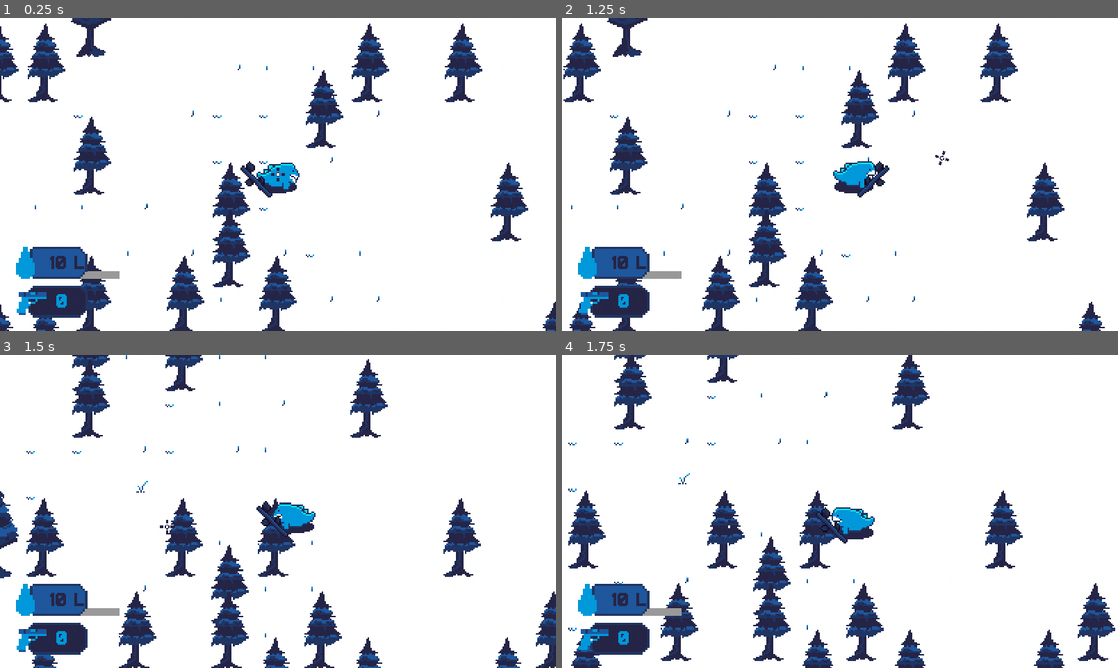
Above: before the commit, frames 1-4 (two rows, left to right).
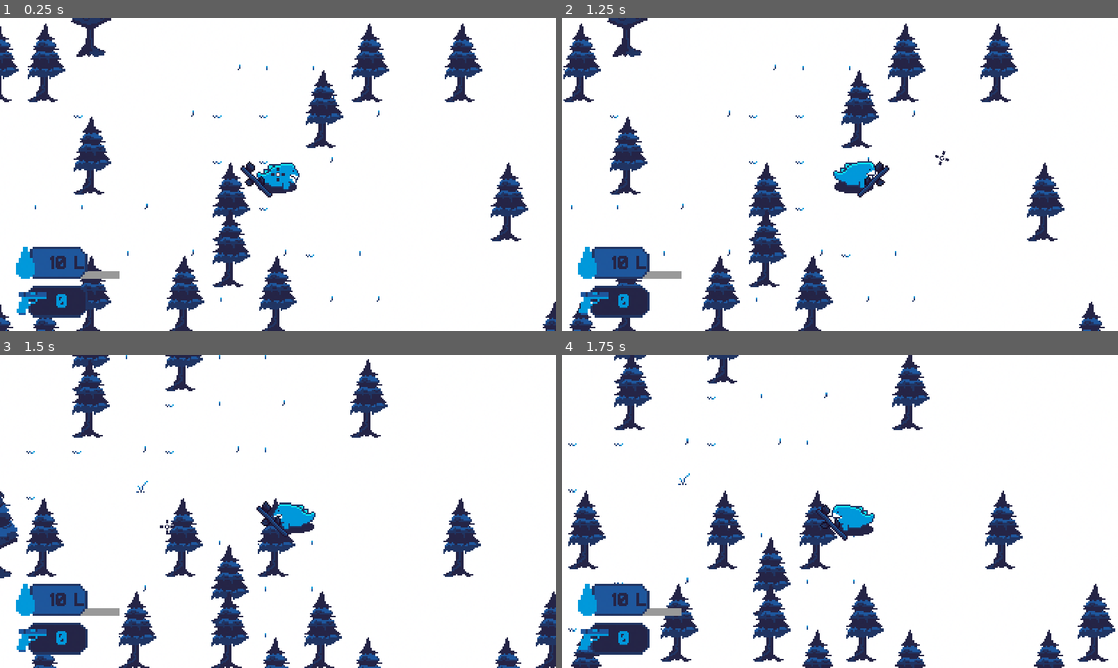
Above: after the commit, the same moments.

Repository: the2cguy/blobbyproject
Game: Godot game, scene res://maps/map_chapter1_test.tscn
Same seed, same stepped clock (60 frames per second), same inputs: the game is played once before the commit and once after it. The engine's default icon, where the game draws it, is replaced by a stand-in: a white triangle on a blue panel in a dark square.
Inputs (mouse positions are in pixels of both pictures, inside the frame that each line leads up to):
- Up to frame 1 (0.25 s): no input
- Up to frame 2 (1.25 s): tap Enter at 0.5 s; move the mouse to (962, 158) at 0.52 s; press the mouse at (962, 158) at 0.53 s; hold D (right) from 0.53 s (still down)
- Up to frame 3 (1.5 s): move the mouse to (166, 527) at 1.27 s; release D (right) at 1.28 s; release the mouse at (166, 527) at 1.28 s; hold S (down) from 1.28 s (still down); tap Left (before) at 1.35 s
- Up to frame 4 (1.75 s): keep holding S (down); click (728, 527) at 1.55 s

Frames 1-3 are identical in both runs. In frame 4, 2.6% of the frame differs, in the area x 1-100%, y 0-100%.

Commit message:
Fix melee system, stun, and enemy avoidance and steering.

Diff:
--- a/maps/map_chapter1_test.tscn
+++ b/maps/map_chapter1_test.tscn
@@ -16,6 +16,7 @@
 
 [sub_resource type="NavigationPolygon" id="NavigationPolygon_w2183"]
 outlines = Array[PackedVector2Array]([PackedVector2Array(-2204, -2604, 1928, -2776, 2523, 1699, -2492, 1707)])
+source_geometry_group_name = &"navigation_polygon_source_group"
 
 [sub_resource type="TileSetAtlasSource" id="TileSetAtlasSource_rqeq2"]
 texture = ExtResource("2_03kl8")
@@ -262,14 +263,12 @@
 0:0/0/texture_origin = Vector2i(0, 32)
 0:0/0/physics_layer_0/linear_velocity = Vector2(0, 0)
 0:0/0/physics_layer_0/angular_velocity = 0.0
-0:0/0/physics_layer_0/polygon_0/points = PackedVector2Array(-6.74646, -6.94488, 6.34961, -7.14331, 10, 0.5, -9.32598, 0)
-0:0/0/physics_layer_0/polygon_1/points = PackedVector2Array(3.1748, -4.76221, 2.97638, -21.4299, -1.19055, -21.4299, -4.16693, -4.56378)
+0:0/0/physics_layer_0/polygon_0/points = PackedVector2Array(-12, -28.25, 14.75, -28.75, 11.5, -1.75, -10, -1.25)
 1:0/0 = 0
 1:0/0/texture_origin = Vector2i(0, 32)
 1:0/0/physics_layer_0/linear_velocity = Vector2(0, 0)
 1:0/0/physics_layer_0/angular_velocity = 0.0
-1:0/0/physics_layer_0/polygon_0/points = PackedVector2Array(-6.74646, -6.94488, 6.34961, -7.14331, 10, 0.5, -9.32598, 0)
-1:0/0/physics_layer_0/polygon_1/points = PackedVector2Array(3.1748, -4.76221, 2.97638, -21.4299, -1.19055, -21.4299, -4.16693, -4.56378)
+1:0/0/physics_layer_0/polygon_0/points = PackedVector2Array(-12, -28.25, 14.75, -28.75, 11.5, -1.75, -10, -1.25)
 
 [sub_resource type="TileSetAtlasSource" id="TileSetAtlasSource_y3q6l"]
 texture = ExtResource("9_xhh1h")
@@ -320,7 +319,7 @@
 
 [sub_resource type="TileSet" id="TileSet_laogb"]
 tile_size = Vector2i(32, 32)
-physics_layer_0/collision_layer = 1
+physics_layer_0/collision_layer = 3
 terrain_set_0/mode = 0
 terrain_set_0/terrain_0/name = "Ice"
 terrain_set_0/terrain_0/color = Color(0.207843, 0.0235294, 0.117647, 1)
--- a/models/model_player.tscn
+++ b/models/model_player.tscn
@@ -47,6 +47,7 @@
 size = Vector2(26, 15)
 
 [node name="model_player" type="CharacterBody2D"]
+collision_layer = 3
 script = ExtResource("1_5mk0y")
 speed = 200.0
 
--- a/models/wolves.tscn
+++ b/models/wolves.tscn
@@ -28,11 +28,14 @@
 color_ramp = SubResource("GradientTexture1D_gww4a")
 anim_speed_max = 4.2
 
-[sub_resource type="RectangleShape2D" id="RectangleShape2D_eunyc"]
-size = Vector2(30, 21)
+[sub_resource type="CircleShape2D" id="CircleShape2D_ppqrq"]
+radius = 9.0
+
+[sub_resource type="CircleShape2D" id="CircleShape2D_45xn8"]
+radius = 36.0139
 
 [sub_resource type="CircleShape2D" id="CircleShape2D_wb7kj"]
-radius = 76.0592
+radius = 107.0
 
 [sub_resource type="Animation" id="Animation_dxxqd"]
 length = 0.001
@@ -118,7 +121,7 @@
 [node name="wolf" type="CharacterBody2D"]
 script = ExtResource("1_ga0xj")
 speed = 200.0
-knockback_multiplier = 4.205
+knockback_multiplier = 10.0
 
 [node name="Sprite2D" type="Sprite2D" parent="."]
 texture_filter = 1
@@ -135,11 +138,16 @@
 explosiveness = 0.2
 
 [node name="CollisionShape2D" type="CollisionShape2D" parent="."]
-shape = SubResource("RectangleShape2D_eunyc")
+shape = SubResource("CircleShape2D_ppqrq")
 
-[node name="Area2D" type="Area2D" parent="."]
+[node name="attack_area" type="Area2D" parent="."]
 
-[node name="CollisionShape2D" type="CollisionShape2D" parent="Area2D"]
+[node name="CollisionShape2D" type="CollisionShape2D" parent="attack_area"]
+shape = SubResource("CircleShape2D_45xn8")
+
+[node name="detect_area" type="Area2D" parent="."]
+
+[node name="CollisionShape2D" type="CollisionShape2D" parent="detect_area"]
 shape = SubResource("CircleShape2D_wb7kj")
 
 [node name="health_component" parent="." instance=ExtResource("3_65see")]
@@ -171,5 +179,10 @@
 
 [node name="gizmo_player" type="Node2D" parent="."]
 
+[node name="RayCast2D" type="RayCast2D" parent="."]
+target_position = Vector2(35, 70)
+collision_mask = 2
+
+[connection signal="body_entered" from="detect_area" to="." method="_on_area_2d_body_entered"]
 [connection signal="damageIncoming" from="health_component" to="." method="_on_health_component_damage_incoming"]
 [connection signal="timeout" from="roam_timer" to="." method="_on_roam_timer_timeout"]
--- a/scripts/enemy_ai/wolf.gd
+++ b/scripts/enemy_ai/wolf.gd
@@ -1,48 +1,128 @@
 extends CharacterBody2D
-var isAware:bool = false
-var player:Node2D
+@export var Player:Node2D
 var knockback = Vector2(0, 0)
-var roamDirection:float
-var steering = Vector2.ZERO
-@export_enum("b", "a") var k:String
+var roam_direction:float
 @export_range(100, 2000) var speed:float
-@export var navAgent:NavigationAgent2D
 @export_range(0.0, 10.0) var knockback_multiplier:float
-var current_path: Array[Vector2i]
-var health_bar:ProgressBar
+@onready var health_bar:ProgressBar = $health_bar
+@onready var raycast:RayCast2D = $RayCast2D
 var anger_level = 1.5
-func damageplayer():
-	for i in $Area2D.get_overlapping_bodies():
+var state:State = State.new()
+var stun:bool = true
+const MAXLOS = 200
+@onready var detect_player:Area2D = $detect_area
+@onready var attack_player:Area2D = $attack_area
+var player_location_timer:Timer = Timer.new()
+var player_location:Vector2
+
+func seek_steering() -> Vector2:
+	var desired_velocity:Vector2 = (Player.global_position - global_position).normalized() * 100
+	return desired_velocity - velocity
+class State:
+	var states = [
+		"idle",
+		"aware",
+		"searching"
+	]
+	var current_state = "idle"
+	func set_state(state:String):
+		current_state = state
+
+	func idle():
+		return current_state == "idle"
+
+	func aware():
+		return current_state == "aware"
+
+	func searching():
+		return current_state == "searching"
+
+func set_player_location():
+	player_location = Player.position
+	if state.aware():
+		player_location_timer.start()
+func detect_LOS():
+	raycast.target_position = global_position.direction_to(player_location) * MAXLOS
+	var isLOS = false
+	if raycast.is_colliding():
+		var obj_collide = raycast.get_collider()
+		if obj_collide.name == "model_player":
+			isLOS = true
+			print("detect LOS")
+		#print(obj_collide.name)
+	return isLOS
+func damage_player():
+	for i in attack_player.get_overlapping_bodies():
 		if i.name == "model_player":
 			i.get_node("health_component").damage(0.5)
 	$attack_timer.wait_time = RandomNumberGenerator.new().randf_range(0.4, 1.2)
 	$attack_timer.start()
 func _ready() -> void:
-	health_bar = $health_bar
-	$attack_timer.timeout.connect(damageplayer)
+	$attack_timer.timeout.connect(damage_player)
+	player_location_timer.one_shot = true
+	player_location_timer.wait_time = 0.70
+	add_child(player_location_timer)
+	player_location_timer.timeout.connect(set_player_location)
+
 func knockbackFunc(direction:Vector2):
-	velocity = direction * get_process_delta_time() * 100
+	knockback = direction.normalized() * 100
 	$GPUParticles2D.rotation =	(direction.angle())
+	$animation.play("hurt")
+
+func avoidance_force() -> Vector2:
+	$avoidance.rotation = velocity.angle()
+	for i in $avoidance.get_children():
+		i.target_position.x = 100 * 4
+		if i.is_colliding() and i.name != "model_player":
+			var obstacle = i.get_collider()
+			return (global_position + velocity - i.target_position).normalized() * 60
+	return Vector2.ZERO
+
+
 func _physics_process(delta: float) -> void:
-	# If enemy is aware then moves toward the player.
-	if isAware:
+
+	# If enemy is AWARE then moves toward the player.
+	if state.idle():
+		for i in detect_player.get_overlapping_bodies():
+			if i.name == "model_player":
+				Player = i
+				if player_location_timer.is_stopped(): player_location_timer.start()
+				if detect_LOS():
+					state.set_state("aware")
+		velocity = velocity.move_toward(Vector2.RIGHT.rotated(roam_direction) * 40, delta * 40)
+	if state.aware():
+		var MAXSPEED = 50
+		print("muahahadwdwdwdwdwdw")
+		var steering:Vector2 = Vector2.ZERO
+		steering += seek_steering()
+		steering = steering.clamp(Vector2(-MAXSPEED, -MAXSPEED), Vector2(MAXSPEED, MAXSPEED))
+		steering += knockback
+		knockback *= 0.92
+		velocity += steering
+		#velocity = velocity.clamp(Vector2(-MAXSPEED, -MAXSPEED), Vector2(MAXSPEED, MAXSPEED))
 		$gizmo_player.look_at(Global.player.global_position)
 		$gizmo_player.rotate(deg_to_rad(45))
 		var direction = Vector2.RIGHT.rotated($gizmo_player.rotation)
-		velocity = velocity.move_toward((direction * 80), 200*delta)
-	# If enemy is NOT AWARE then roam around.
-	else:
-		velocity = velocity.move_toward(Vector2.RIGHT.rotated(roamDirection) * 50, 50*delta)
+		velocity = velocity.move_toward(direction * 50, 100*delta)
+		if not detect_LOS():
+			state.set_state("idle")
+		print(detect_LOS())
+
+
 	move_and_slide()
+	health_bar.value = $health_component.health
 
-	health_bar.value = $health_component.health
 func _on_health_component_damage_incoming() -> void:
-	isAware = true
+	# set state to AWARE
+	state.set_state("aware")
+	Player = Global.player
 	$animation.play("hurt")
 	$GPUParticles2D.emitting = true
 	anger_level += 0.2
 	if $attack_timer.is_stopped():
 		$attack_timer.start()
+	if player_location_timer.is_stopped():
+		player_location_timer.start()
 
 func _on_roam_timer_timeout() -> void:
-	roamDirection = deg_to_rad(RandomNumberGenerator.new().randf_range(0, 360))
+	roam_direction = deg_to_rad(RandomNumberGenerator.new().randf_range(0, 360))
--- a/scripts/model_player.gd
+++ b/scripts/model_player.gd
@@ -7,12 +7,17 @@
 var isShake = false
 var noise_y = 0.0
 var amount:int
+var stun_time:Timer = Timer.new()
 func _ready() -> void:
+	stun_time.wait_time = RandomNumberGenerator.new().randf_range(0.7, 1.4)
+	stun_time.one_shot = true
+	add_child(stun_time)
 	randomize()
 	noise.seed = randi()
 	noise.noise_type = FastNoiseLite.TYPE_SIMPLEX
 	Global.player = self
 func _process(delta):
+	print(stun_time.is_stopped())
 	var dir = Input.get_vector("left", "right", "up", "down")
 	if Input.is_action_pressed("sprint"):
 		velocity = lerp(velocity, dir * sprint_speed, 0.02)
@@ -35,6 +40,8 @@
 	if Input.is_action_just_pressed("next"):
 		navreg.bake_navigation_polygon(true)
 func _on_health_component_damage_incoming() -> void:
+	if stun_time.is_stopped():
+		stun_time.start()
 	pass
 	#amount = 100
 	#isShake = true
--- a/scripts/ui/crosshair.gd
+++ b/scripts/ui/crosshair.gd
@@ -17,6 +17,6 @@
 	elif Global.weapon[Global.weaponID].weapon_type == "SEMIAUTO":
 		if Input.is_action_just_pressed("shoot"):
 			$AnimationPlayer.play("crosshair_shoot")
-	else:
+	else :
 		if Input.is_action_just_pressed("shoot"):
 			$AnimationPlayer.play("crosshair_shoot")
--- a/scripts/weapon.gd
+++ b/scripts/weapon.gd
@@ -102,7 +102,7 @@
 	#If weapon is melee
 	if weapons[weaponID].weapon_type == "MELEE":
 		$rotate_weapon/Sprite2D.rotation = 0.0
-		if Input.is_action_just_pressed("shoot"):
+		if Input.is_action_just_pressed("shoot") and get_parent().stun_time.is_stopped():
 			_attack()
 
 	if Input.is_action_just_pressed("switch"):
Not shown: 1 places in models/wolves.tscn that only renumber resources
